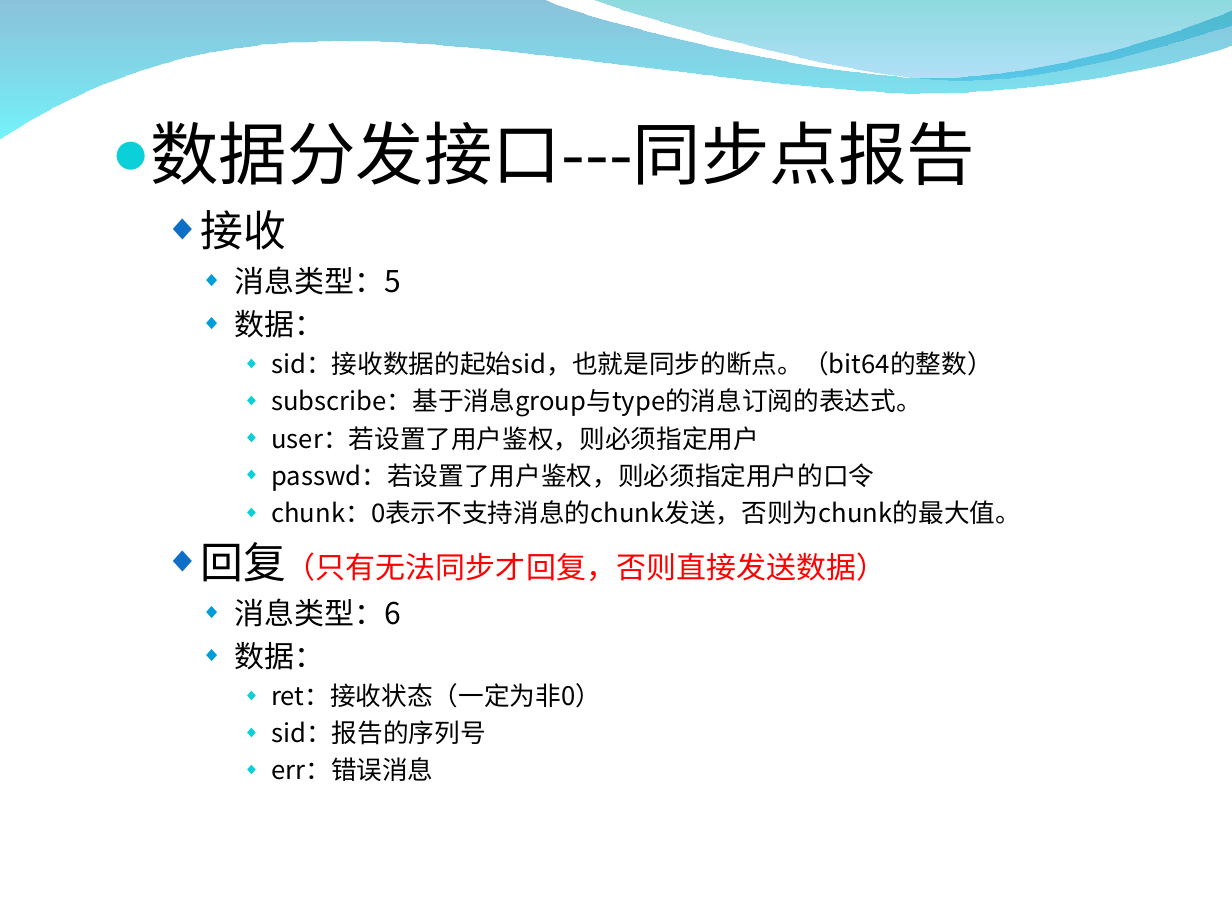
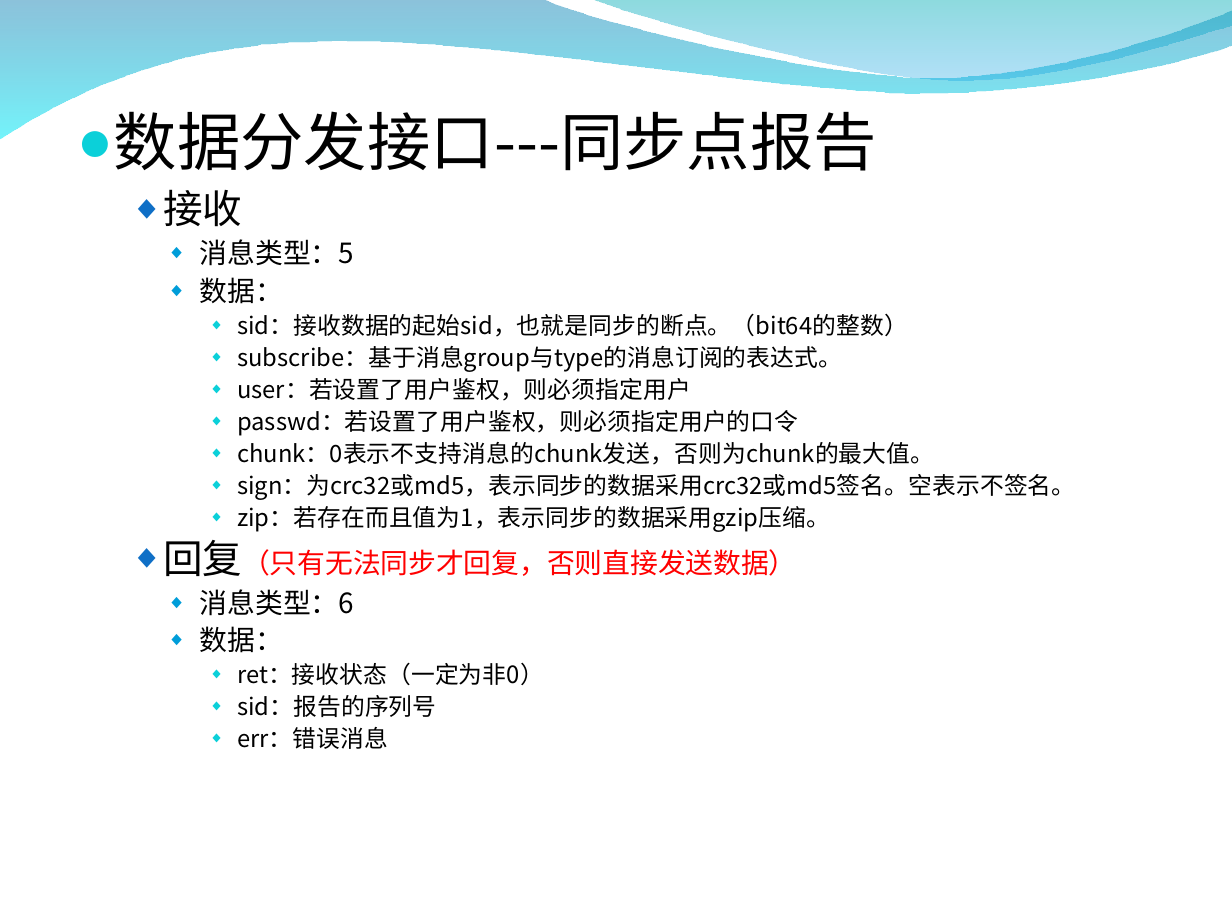
Before and after one commit to zxf1864/cwinux-mq, a slide deck: slide 14 of mq/doc/mq_introduce.ppt. Drawn at 1232x924 pixels with LibreOffice and Linux fonts; fonts in the diff are those of the drawing; background and template pictures are left out. Boxes give left, top, right and bottom in pixels: in the first picture for what was removed or moved away, otherwise in the second. Text is boxed around its words. In the diff, an @@ line names an element or a change of style, - is before the commit and + after.

```diff
--- a/mq/doc/mq_introduce.ppt
+++ b/mq/doc/mq_introduce.ppt
@@ text "数据分发接口---同步点报告": place and size @@
-text "数据分发接口---同步点报告" at (150,121,1021,781)
+text "数据分发接口---同步点报告" at (114,111,1076,749)
@@ text at (114,111,934,749): size 32 to 29.6 pt in "数据分发接口---同步点报告"; size 20 to 18.5 pt in "接收", "回复（只有无法同步才回复，否则直接发送数据）"; size 14 to 12.9 pt in "消息类型：5", "数据：", "回复（只有无法同步才回复，否则直接发送数据）", "消息类型：6" and 1 more places; size 12 to 11.1 pt in "sid：接收数据的起始sid，也就是同步的断点。（bit64的整数）", "subscribe：基于消息group与type的消息订阅的表达式。", "user：若设置了用户鉴权，则必须指定用户", "passwd：若设置了用户鉴权，则必须指定用户的口令" and 4 more places; line spacing 1 to 0.9 @@
@@ text at (237,474,1076,532): paragraphs added @@
+      ◆ sign：为crc32或md5，表示同步的数据采用crc32或md5签名。空表示不签名。
+      ◆ zip：若存在而且值为1，表示同步的数据采用gzip压缩。
```
Also in this commit, not shown: 12 other slides changed, 10 slides added, 1 other file.
